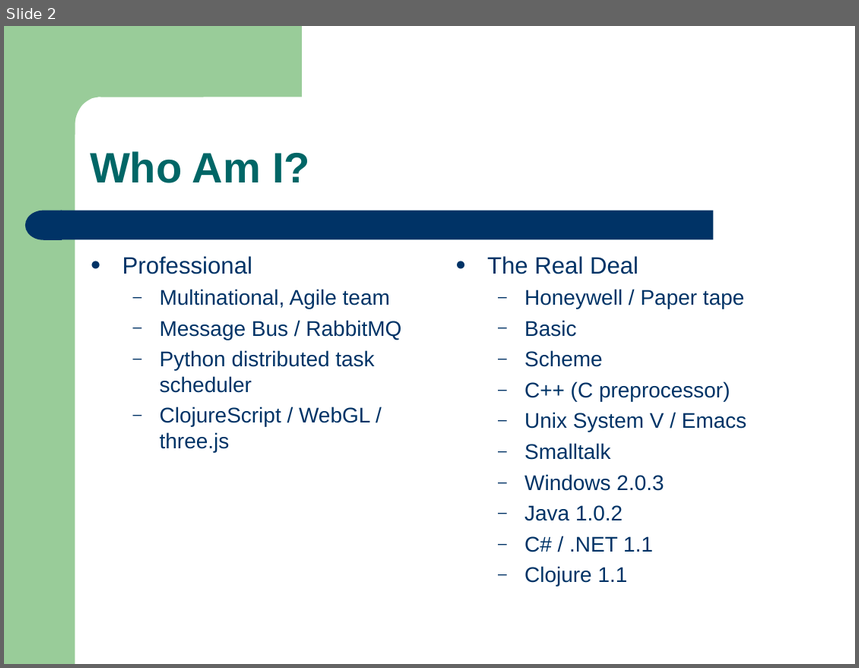
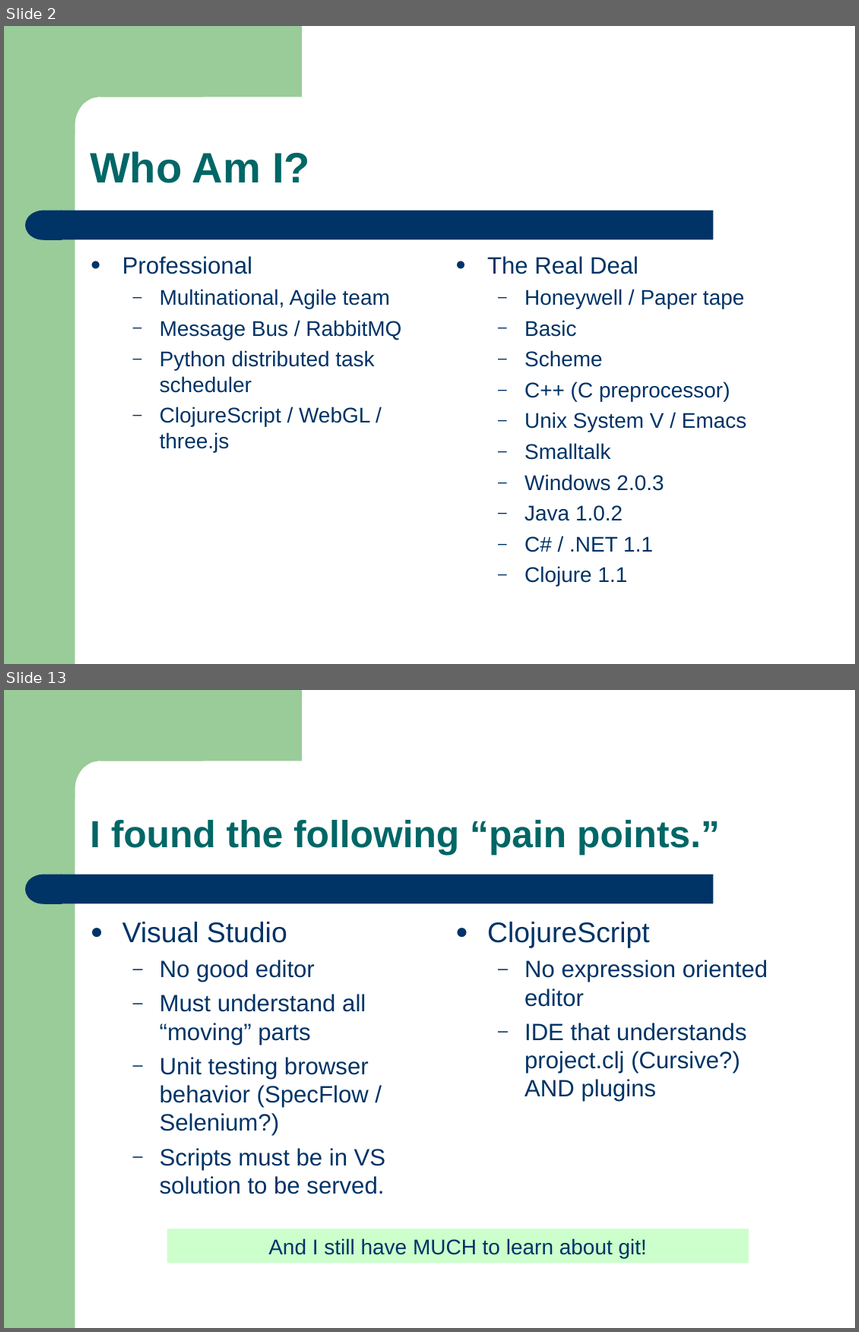
Before and after one commit to mrwizard82d1/yctiam, a slide deck: yctiam.ppt. Shown one above the other, each under a label of ours: slide 2 before the commit, slides 2 and 13 after it; the slides between them are not shown. The pictures are 859x668 and 859x1332 pixels, drawn with LibreOffice and Linux fonts; fonts in the diff are those of the drawing. Boxes give left, top, right and bottom in pixels: in the first picture for what was removed or moved away, otherwise in the second. Text is boxed around its words. In the diff, an @@ line names an element or a change of style, - is before the commit and + after.

```diff
--- a/yctiam.ppt
+++ b/yctiam.ppt
@@ slide 13 added at bbox=[4, 690, 855, 1328], background #FFFFFF; not listed: 4 template elements that a slide beside it also shows @@
@@ text added at bbox=[90, 820, 720, 856], 32 pt, text #006666, bold @@
+I found the following “pain points.”
@@ text added at bbox=[123, 922, 386, 1195], 20 pt, text #003366 @@
+● Visual Studio
+  – No good editor
+  – Must understand all “moving” parts
+  – Unit testing browser behavior (SpecFlow / Selenium?)
+  – Scripts must be in VS solution to be served.
@@ text added at bbox=[487, 922, 768, 1102], 20 pt, text #003366 @@
+● ClojureScript
+  – No expression oriented editor
+  – IDE that understands project.clj (Cursive?) AND plugins
@@ rectangle added at bbox=[167, 1229, 749, 1263], fill #CCFFCC, 18 pt, text #003366 @@
+And I still have MUCH to learn about git!
```
Also in this commit, not shown: 8 slides changed, 3 other slides added, 3 slides removed.
